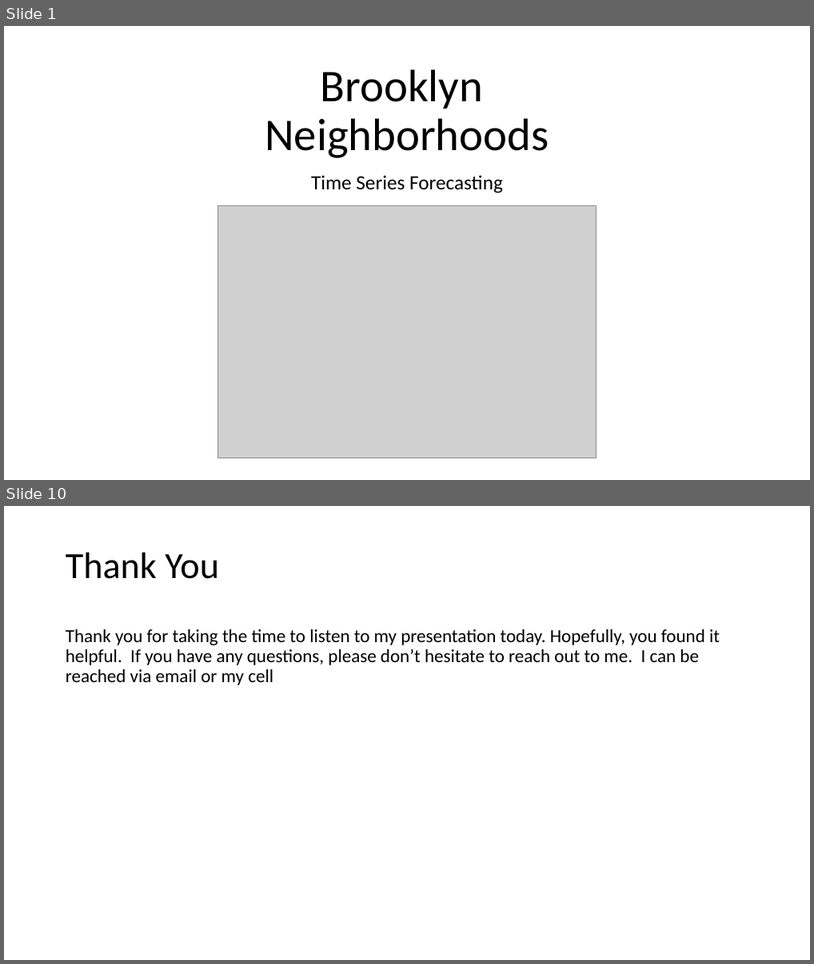
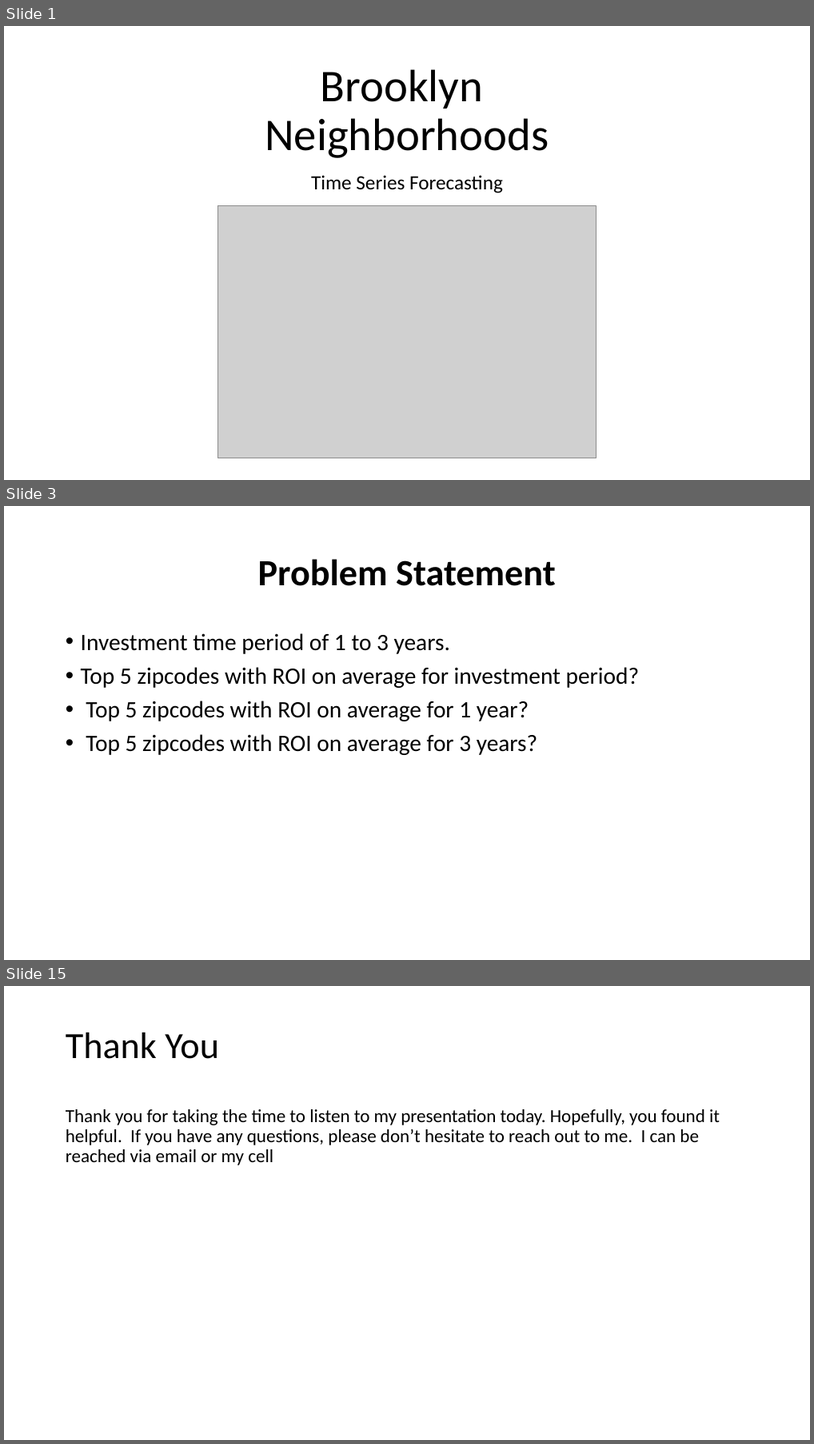
Before and after one commit to davidrtorres/Model-4-Brooklyn-Real-Estate-Investment, a slide deck: zillow_ts.pptx. Shown one above the other, each under a label of ours: slides 1 and 10 before the commit, slides 1, 3 and 15 after it; the slides between them are not shown. The pictures are 814x964 and 814x1444 pixels, drawn with LibreOffice and Linux fonts; fonts in the diff are those of the drawing; grey boxes stand for pictures. Boxes give left, top, right and bottom in pixels: in the first picture for what was removed or moved away, otherwise in the second. Text is boxed around its words. In the diff, an @@ line names an element or a change of style, - is before the commit and + after.

```diff
--- a/zillow_ts.pptx
+++ b/zillow_ts.pptx
@@ slide 3 added at [4, 506, 810, 960], background #FFFFFF @@
@@ title added at [258, 559, 556, 586], 44 pt, text #000000, bold @@
+Problem Statement
@@ text added at [81, 633, 640, 755], 28 pt, text #000000 @@
+• Investment time period of 1 to 3 years.
+• Top 5 zipcodes with ROI on average for investment period?
+• Top 5 zipcodes with ROI on average for 1 year?
+• Top 5 zipcodes with ROI on average for 3 years?
@@ what was slide 10 is now slide 15 @@
```
Also in this commit, not shown: 7 slides changed, 5 other slides added, 1 slide removed.
